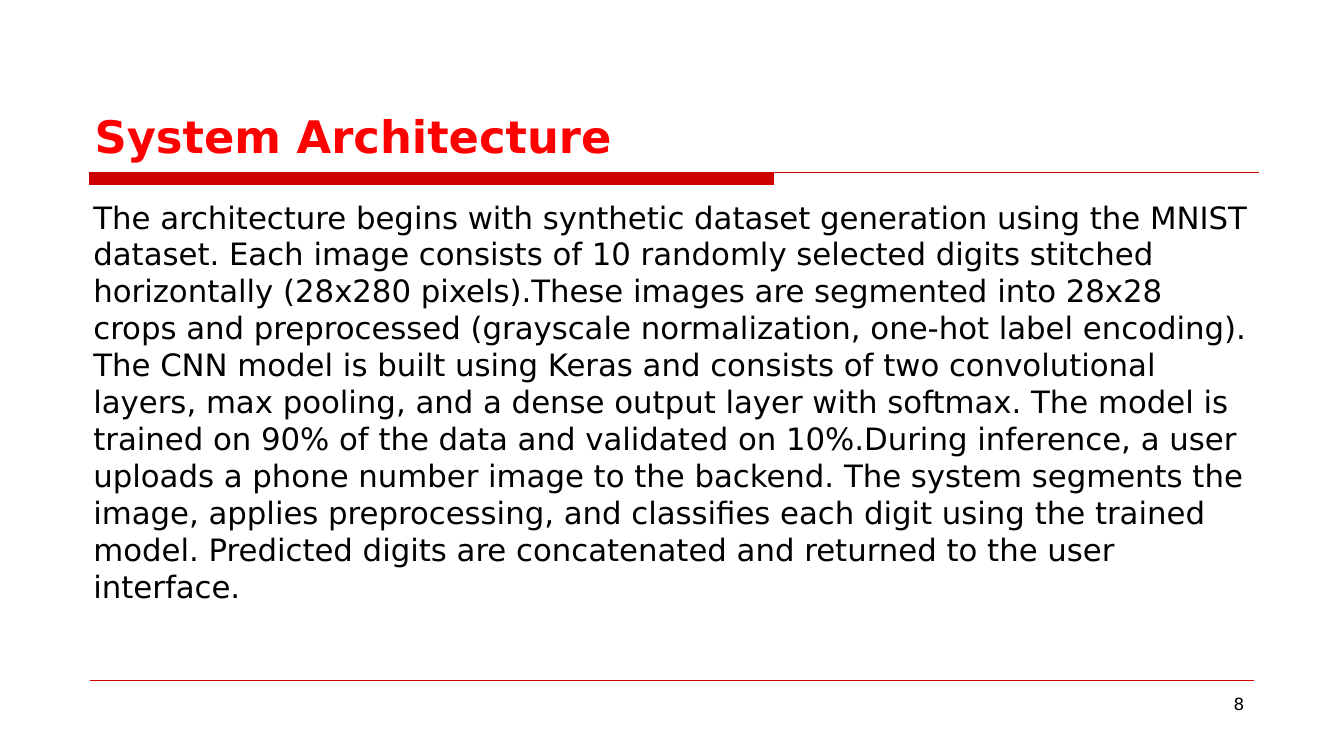
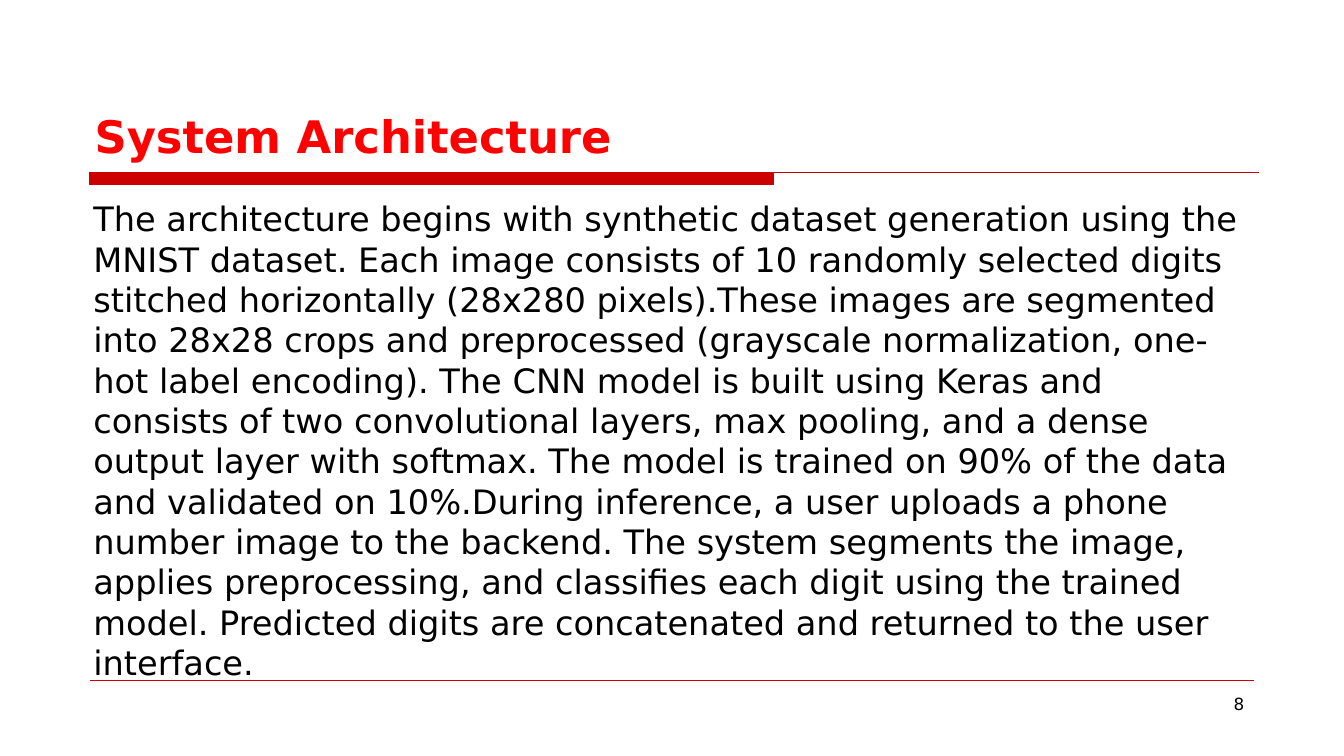
Before and after one commit to Rethigamer/220701222-CS19643-FOML-Lab, a slide deck: slide 8 of FOML_PPT.pptx. Drawn at 1344x756 pixels with LibreOffice and Linux fonts; fonts in the diff are those of the drawing; background and template pictures are left out. Boxes give left, top, right and bottom in pixels: in the first picture for what was removed or moved away, otherwise in the second. Text is boxed around its words. In the diff, an @@ line names an element or a change of style, - is before the commit and + after.

```diff
--- a/FOML_PPT.pptx
+++ b/FOML_PPT.pptx
@@ text "The architecture begins with synthetic ..." at <box>93,205,1237,681</box>: size 22 to 24 pt @@
```
Also in this commit, not shown: 6 other slides changed.
